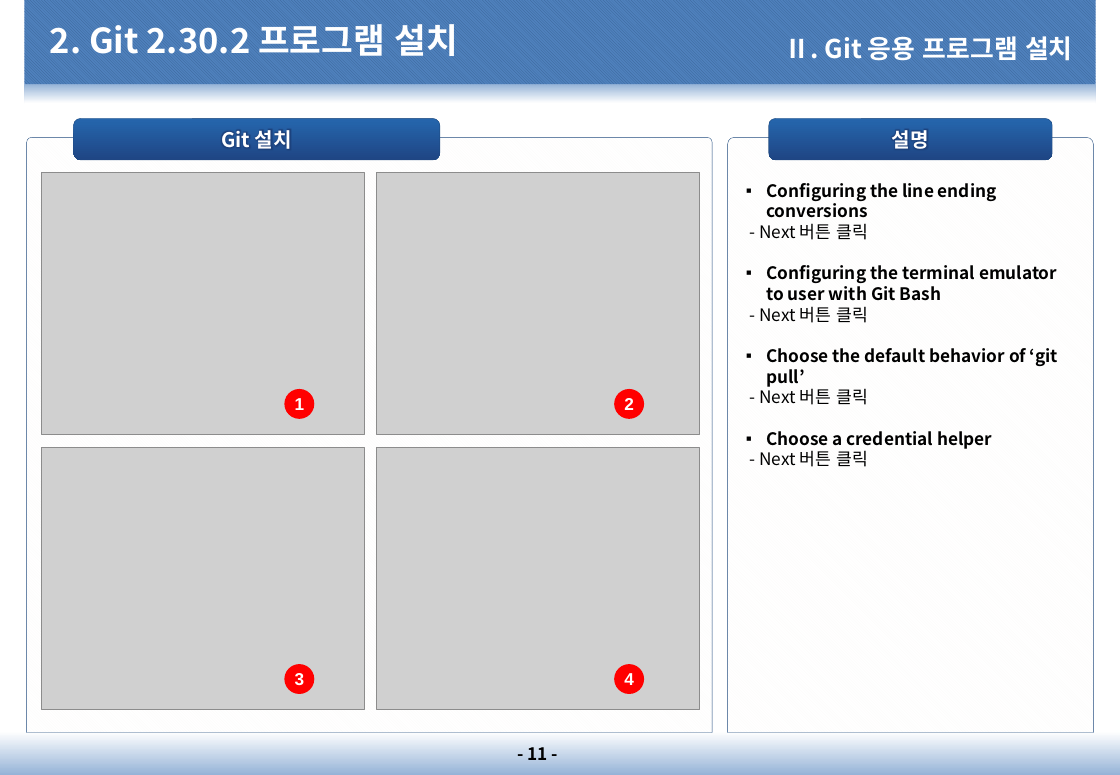
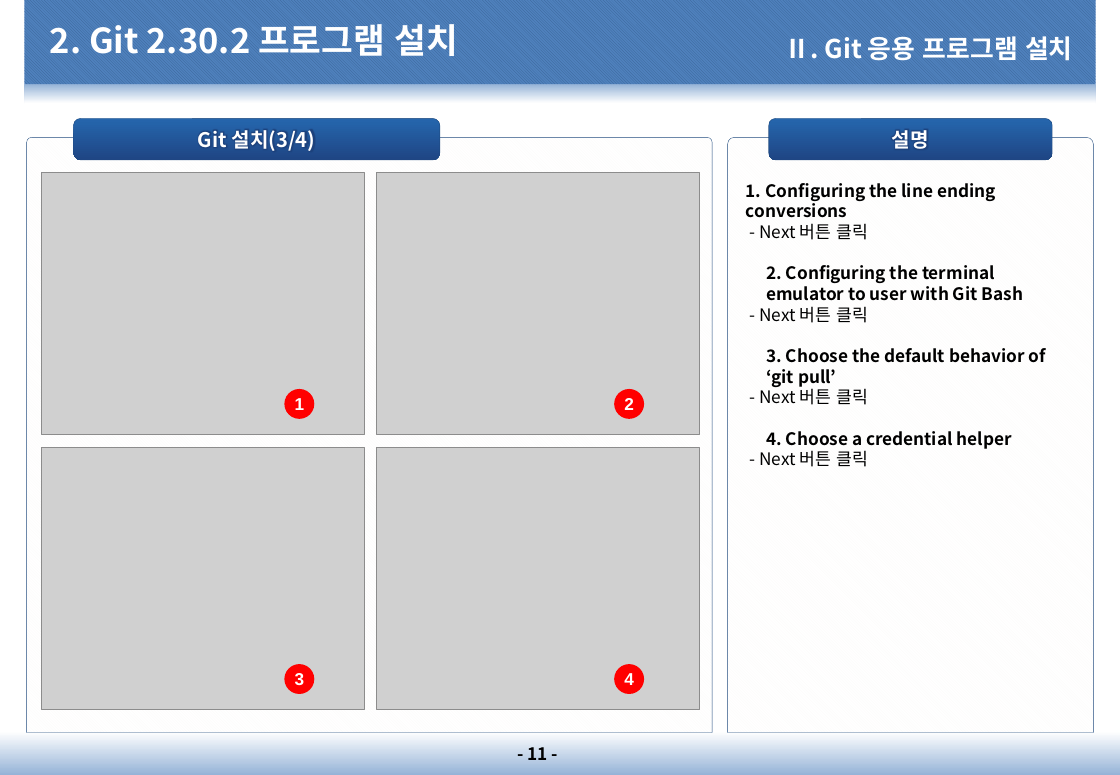
Before and after one commit to dims1111/ESM, a slide deck: slide 11 of document/10.프로젝트 관리(PM)/PM-1200.소프트웨어/PM-1210.GitHub 설명서/PM-1210.GitHub 설명서_20210201_v1.0.pptx. Drawn at 1120x775 pixels with LibreOffice and Linux fonts; fonts in the diff are those of the drawing; grey boxes stand for pictures; background and template pictures are left out. Boxes give left, top, right and bottom in pixels: in the first picture for what was removed or moved away, otherwise in the second. Text is boxed around its words. In the diff, an @@ line names an element or a change of style, - is before the commit and + after.

```diff
--- a/document/10.프로젝트 관리(PM)/PM-1200.소프트웨어/PM-1210.GitHub 설명서/PM-1210.GitHub 설명서_20210201_v1.0.pptx
+++ b/document/10.프로젝트 관리(PM)/PM-1200.소프트웨어/PM-1210.GitHub 설명서/PM-1210.GitHub 설명서_20210201_v1.0.pptx
@@ text in rounded rectangle at [198, 130, 316, 151]: text changed @@
-Git 설치
+Git 설치(3/4)
@@ text in round same rect at [746, 183, 996, 218]: text changed @@
-▪ Configuring the line ending conversions
+1. Configuring the line ending conversions
@@ text in round same rect at [766, 265, 1023, 301]: text changed @@
-▪ Configuring the terminal emulator to user with Git Bash
+2. Configuring the terminal emulator to user with Git Bash
@@ text in round same rect at [766, 348, 1046, 387]: text changed @@
-▪ Choose the default behavior of ‘git pull’
+3. Choose the default behavior of ‘git pull’
@@ text in round same rect at [766, 431, 1012, 449]: text changed @@
-▪ Choose a credential helper
+4. Choose a credential helper
```
Also in this commit, not shown: 13 other slides changed, 2 other files.
